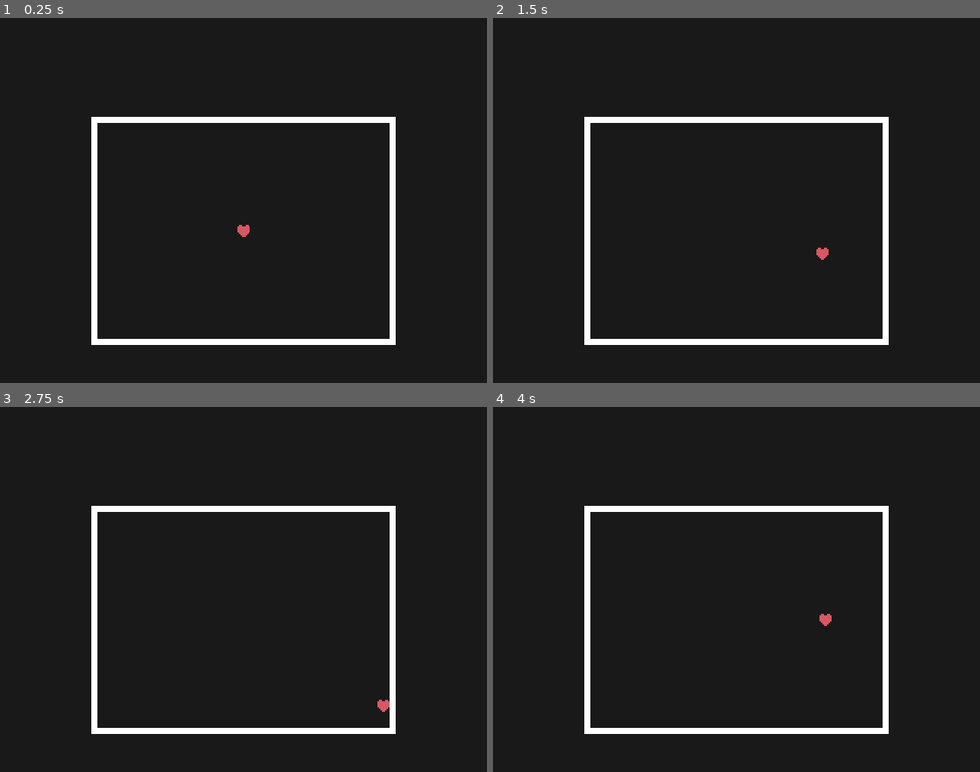
Above: before the commit, frames 1-4 (two rows, left to right).
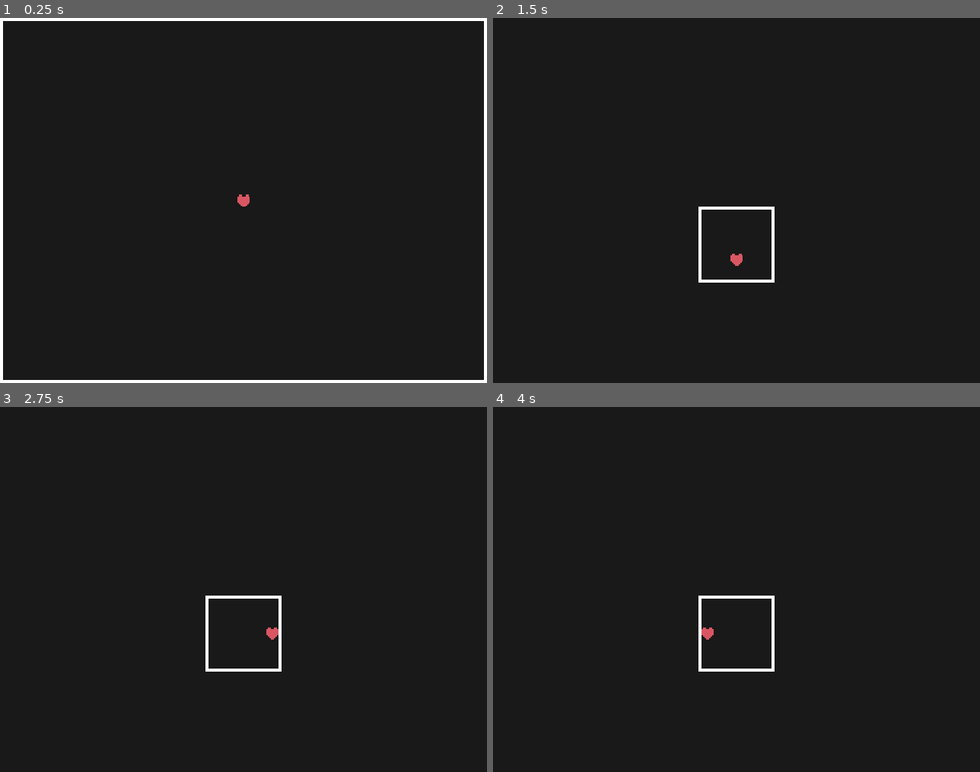
Above: after the commit, the same moments.

Repository: Kukalooka/Godotale
Game: Godot game, scene res://Scenes/fightSystem.tscn
Same seed, same stepped clock (60 frames per second), same inputs: the game is played once before the commit and once after it. Before the commit the project has no main scene; this scene is started directly in both runs.
Inputs:
- Up to frame 1 (0.25 s): no input
- Up to frame 2 (1.5 s): tap Enter at 0.5 s; hold Right (ui_right) 0.53-1.28 s; hold K 0.53-1.28 s; hold Down (ui_down) from 1.28 s (still down); tap K at 1.35 s
- Up to frame 3 (2.75 s): release Down (ui_down) at 2.03 s; hold Right (ui_right) from 2.03 s (still down); hold K from 2.03 s (still down)
- Up to frame 4 (4 s): release Right (ui_right) at 2.78 s; release K at 2.78 s; hold Up (ui_up) 2.78-3.53 s; tap K at 2.85 s; hold Left (ui_left) from 3.53 s (still down); hold K from 3.53 s (still down)

The runs differ from the first frame. In frame 1, 6.6% of the frame differs, in the area x 0-100%, y 0-100%; in frame 2, 4.2%; in frame 3, 4.2%; in frame 4, 4.2%.

Commit message:
Added a way to configure the border width, also made the box redraw upon resizing it

Diff:
--- a/Scenes/fightSystem.tscn
+++ b/Scenes/fightSystem.tscn
@@ -41,6 +41,7 @@
 script = ExtResource("4_nnkry")
 defaultPosOffset = 65
 player = NodePath("../PlayerSoul")
+borderWidth = 4
 
 [node name="Box_Top" type="CollisionShape2D" parent="Box"]
 position = Vector2(0, -60)
--- a/Scripts/Flow/master.gd
+++ b/Scripts/Flow/master.gd
@@ -3,5 +3,9 @@
 @onready var box : BattleBox = $Box
 
 func _ready():
-	box.resize(400, 300)
+	box.resize(640, 480)
 	pass # Replace with function body.
+
+func _input(ev):
+	if Input.is_key_pressed(KEY_K):
+		box.resize(100, 100)
--- a/Scripts/Functionality/boxFunc.gd
+++ b/Scripts/Functionality/boxFunc.gd
@@ -4,24 +4,25 @@
 
 @export var defaultPosOffset: int
 @export var player: CharacterBody2D
+@export var borderWidth : int
 
 func resize(x, y):
 	var viewportHeight = get_viewport().size.y
 
-	$Box_Top.shape.set_size(Vector2(x, 8))
-	$Box_Bottom.shape.set_size(Vector2(x, 8))
-	$Box_Left.shape.set_size(Vector2(8, y))
-	$Box_Right.shape.set_size(Vector2(8, y))
+	$Box_Top.shape.set_size(Vector2(x, borderWidth))
+	$Box_Bottom.shape.set_size(Vector2(x, borderWidth))
+	$Box_Left.shape.set_size(Vector2(borderWidth, y))
+	$Box_Right.shape.set_size(Vector2(borderWidth, y))
 
 	$Box_Top.position = Vector2($Box_Top.position.x, $Box_Left.position.y -
-			($Box_Left.shape.get_size().y / 2 ) + 4)
+			($Box_Left.shape.get_size().y / 2 ) + borderWidth / 2)
 	$Box_Bottom.position = Vector2($Box_Bottom.position.x, $Box_Left.position.y +
-			($Box_Left.shape.get_size().y / 2 ) - 4)
+			($Box_Left.shape.get_size().y / 2 ) - borderWidth / 2)
 
 	$Box_Left.position = Vector2($Box_Top.position.x -
-			($Box_Top.shape.get_size().x / 2 ) + 4, $Box_Left.position.y)
+			($Box_Top.shape.get_size().x / 2 ) + borderWidth / 2, $Box_Left.position.y)
 	$Box_Right.position = Vector2($Box_Top.position.x +
-			($Box_Top.shape.get_size().x / 2 ) - 4, $Box_Right.position.y)
+			($Box_Top.shape.get_size().x / 2 ) - borderWidth / 2, $Box_Right.position.y)
 
 	var sizePercent = float(y)/ float(viewportHeight)
 	var esc = pow((1 - sizePercent), 0.5)
@@ -32,8 +33,6 @@
 
 	self.position = Vector2(self.position.x, viewportHeight / 2 + defaultPosOffset * esc)
 	player.position = Vector2(self.position.x + (self.scale.x / 2), self.position.y + (self.scale.y / 2), )
-
-func _draw():
 
 	var offset_x = get_node("Box_Top").get_shape().get_rect().size.x / 2
 	var offset_y = get_node("Box_Left").get_shape().get_rect().size.y / 2
@@ -54,6 +53,29 @@
 	# Top and Bottom
 	draw_rect(Rect2(-offset_x, -offset_y, topW, topH), Color.WHITE)
 	draw_rect(Rect2(-offset_x, offset_y - 8, topW, topH), Color.WHITE)
+	queue_redraw()
+
+func _draw():
+
+	var offset_x = get_node("Box_Top").get_shape().get_rect().size.x / 2
+	var offset_y = get_node("Box_Left").get_shape().get_rect().size.y / 2
+
+	var topW = get_node("Box_Top").get_shape().get_rect().size.x
+	var topH = get_node("Box_Top").get_shape().get_rect().size.y
+
+	var sideW = get_node("Box_Left").get_shape().get_rect().size.x
+	var sideH = get_node("Box_Left").get_shape().get_rect().size.y
+
+	var mePosX = self.position.x
+	var mePosY = self.position.y
+
+	# Left and Right
+	draw_rect(Rect2(-offset_x, -offset_y, sideW, sideH), Color.WHITE)
+	draw_rect(Rect2(offset_x - borderWidth, -offset_y, sideW, sideH), Color.WHITE)
+
+	# Top and Bottom
+	draw_rect(Rect2(-offset_x, -offset_y, topW, topH), Color.WHITE)
+	draw_rect(Rect2(-offset_x, offset_y - borderWidth, topW, topH), Color.WHITE)
 	pass
 
 func _ready():
--- a/project.godot
+++ b/project.godot
@@ -11,7 +11,7 @@
 [application]
 
 config/name="Godotale"
-run/main_scene="res://fightSystem.tscn"
+run/main_scene="uid://b2lyr3k3pre3c"
 config/features=PackedStringArray("4.4", "Mobile")
 config/icon="res://icon.svg"
 
